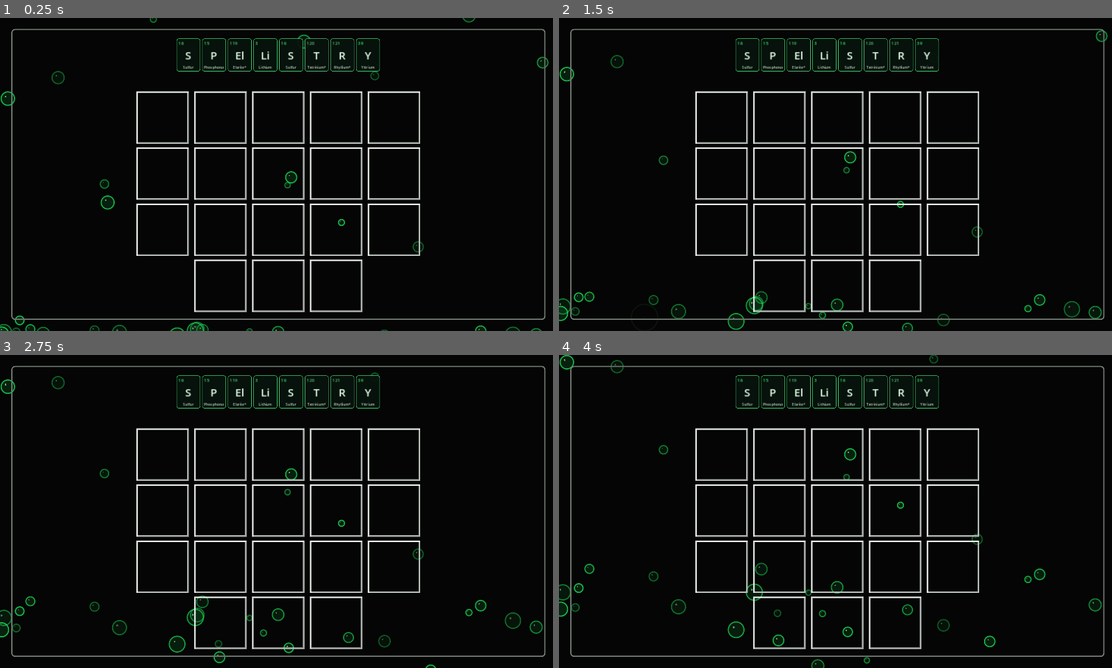
Above: before the commit, frames 1-4 (two rows, left to right).
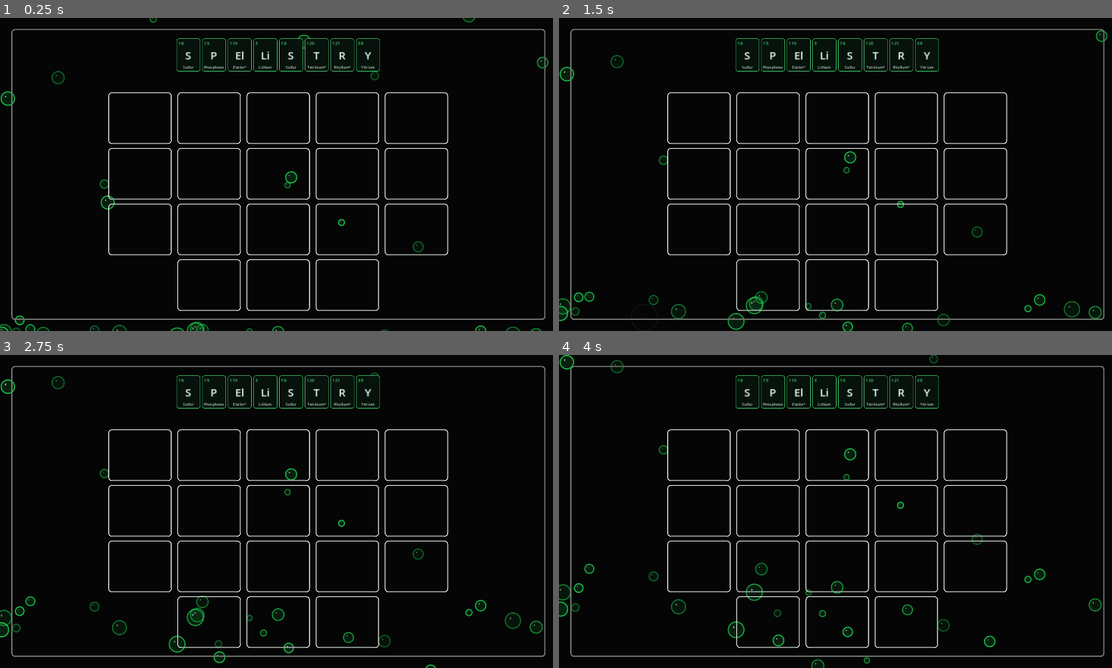
Above: after the commit, the same moments.

Repository: Caidenew/spellistry
Game: Godot game, scene res://scenes/home_screen.tscn
Two runs of this game, one before a commit and one after it. Both use one fixed random seed, a clock stepped at 60 frames per second and the inputs below.
Inputs:
- Up to frame 1 (0.25 s): no input
- Up to frame 2 (1.5 s): no input
- Up to frame 3 (2.75 s): no input
- Up to frame 4 (4 s): no input

The runs differ from the first frame. In frame 1, 5.4% of the frame differs, in the area x 19-82%, y 23-94%; in frame 2, 5.4%; in frame 3, 5.4%; in frame 4, 5.4%.

Commit message:
Round and resize game grid slots

Diff:
--- a/scripts/game_grid.gd
+++ b/scripts/game_grid.gd
@@ -2,18 +2,30 @@
 
 const COLUMNS: int = 5
 const ROWS: int = 4
+const TILE_WIDTH_RATIO: float = 1.08
+const TILE_HEIGHT_RATIO: float = 0.88
 
 
 class BeveledGameSlot extends Control:
+	var outline_style: StyleBoxFlat
+
+	func _ready() -> void:
+		outline_style = StyleBoxFlat.new()
+		outline_style.bg_color = Color(0.0, 0.0, 0.0, 0.0)
+		outline_style.border_color = Color(0.96, 0.98, 0.96, 1.0)
+		outline_style.set_border_width_all(2)
+		outline_style.set_corner_radius_all(8)
+
 	func _draw() -> void:
-		if size.x < 4.0 or size.y < 4.0:
+		if size.x < 4.0 or size.y < 4.0 or outline_style == null:
 			return
+
+		draw_style_box(outline_style, Rect2(Vector2.ZERO, size))
 
 		var right := size.x - 1.5
 		var bottom := size.y - 1.5
-		draw_rect(Rect2(Vector2(1.5, 1.5), size - Vector2(3.0, 3.0)), Color(0.96, 0.98, 0.96, 1.0), false, 2.0, true)
-		draw_line(Vector2(4.0, bottom), Vector2(right, bottom), Color(0.66, 0.69, 0.67, 1.0), 1.0, true)
-		draw_line(Vector2(right, 4.0), Vector2(right, bottom), Color(0.66, 0.69, 0.67, 1.0), 1.0, true)
+		draw_line(Vector2(9.0, bottom), Vector2(right - 9.0, bottom), Color(0.66, 0.69, 0.67, 1.0), 1.0, true)
+		draw_line(Vector2(right, 9.0), Vector2(right, bottom - 9.0), Color(0.66, 0.69, 0.67, 1.0), 1.0, true)
 
 
 var game_grid: GridContainer
@@ -49,21 +61,23 @@
 
 	var horizontal_gap := int(clampf(size.x * 0.012, 8.0, 16.0))
 	var vertical_gap := int(clampf(size.y * 0.018, 8.0, 14.0))
-	var tile_side := floori(minf(
-		(size.x - horizontal_gap * (COLUMNS - 1)) / COLUMNS,
-		(size.y - vertical_gap * (ROWS - 1)) / ROWS
+	var base_side := floori(minf(
+		(size.x - horizontal_gap * (COLUMNS - 1)) / (COLUMNS * TILE_WIDTH_RATIO),
+		(size.y - vertical_gap * (ROWS - 1)) / (ROWS * TILE_HEIGHT_RATIO)
 	))
-	tile_side = maxi(tile_side, 1)
+	base_side = maxi(base_side, 1)
+	var tile_width := floori(base_side * TILE_WIDTH_RATIO)
+	var tile_height := floori(base_side * TILE_HEIGHT_RATIO)
 
 	game_grid.add_theme_constant_override("h_separation", horizontal_gap)
 	game_grid.add_theme_constant_override("v_separation", vertical_gap)
 
 	for child in game_grid.get_children():
 		if child is BeveledGameSlot:
-			child.custom_minimum_size = Vector2(tile_side, tile_side)
+			child.custom_minimum_size = Vector2(tile_width, tile_height)
 			child.queue_redraw()
 
-	var grid_width := COLUMNS * tile_side + (COLUMNS - 1) * horizontal_gap
-	var grid_height := ROWS * tile_side + (ROWS - 1) * vertical_gap
+	var grid_width := COLUMNS * tile_width + (COLUMNS - 1) * horizontal_gap
+	var grid_height := ROWS * tile_height + (ROWS - 1) * vertical_gap
 	game_grid.position = (size - Vector2(grid_width, grid_height)) / 2.0
 	game_grid.size = Vector2(grid_width, grid_height)
